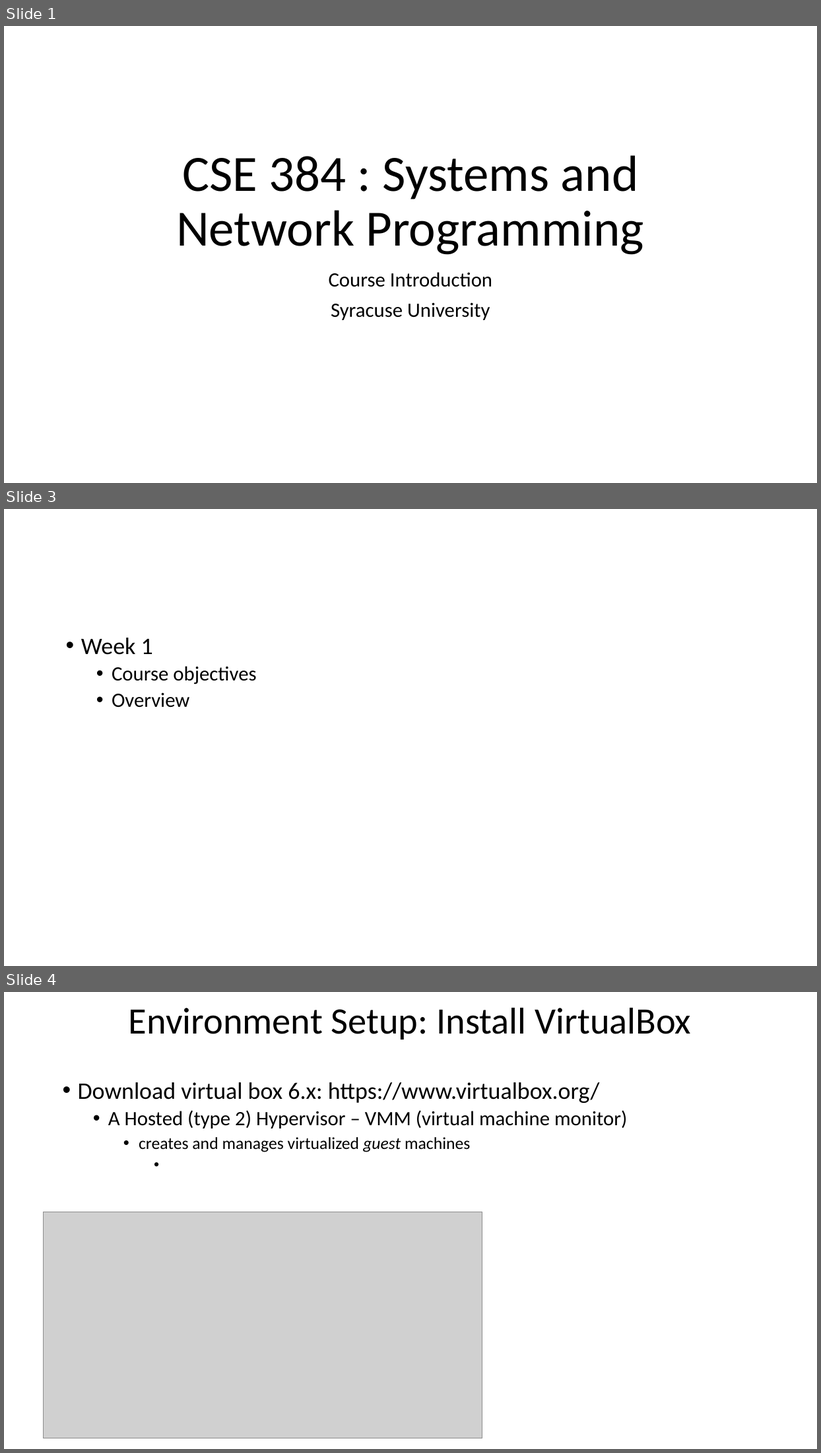
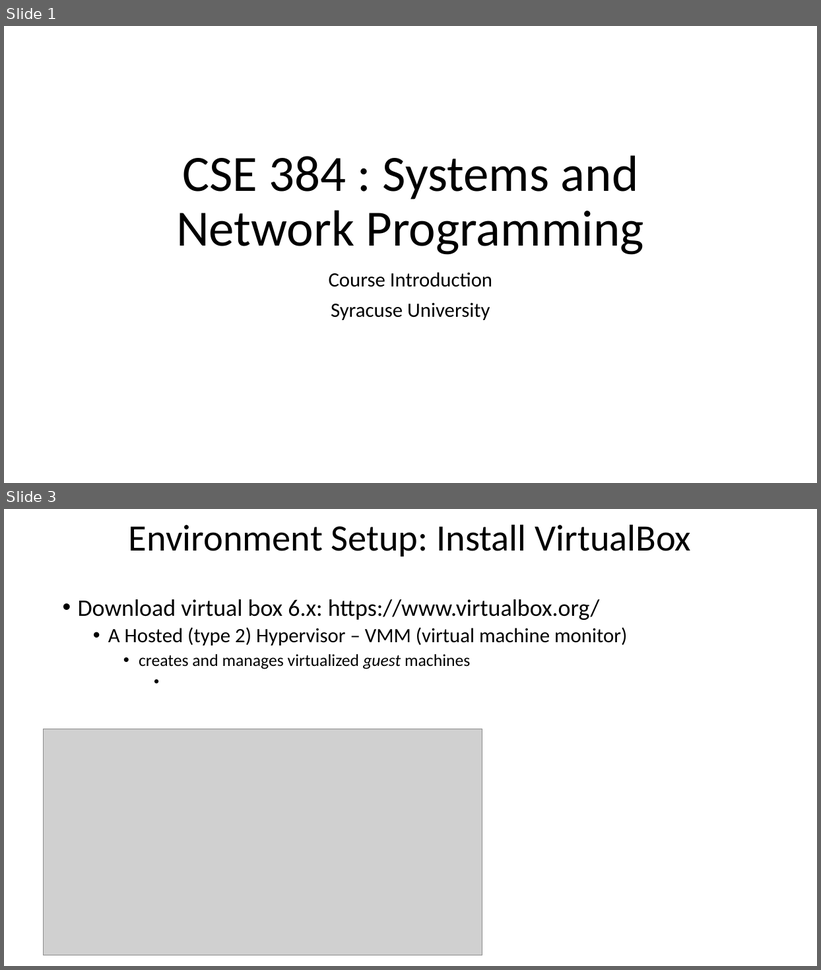
Before and after one commit to mwcorley79/MikeCorley, a slide deck: presentations/CSE384.ppt. Shown one above the other, each under a label of ours: slides 1, 3 and 4 before the commit, slides 1 and 3 after it; the slides between them are not shown. The pictures are 821x1453 and 821x970 pixels, drawn with LibreOffice and Linux fonts; fonts in the diff are those of the drawing; grey boxes stand for pictures. Boxes give left, top, right and bottom in pixels: in the first picture for what was removed or moved away, otherwise in the second. Text is boxed around its words. In the diff, an @@ line names an element or a change of style, - is before the commit and + after.

```diff
--- a/presentations/CSE384.ppt
+++ b/presentations/CSE384.ppt
@@ slide 3 removed at (x1=4, y1=509, x2=817, y2=966), background #FFFFFF @@
@@ text removed at (x1=81, y1=638, x2=256, y2=708) @@
-• Week 1
-  • Course objectives
-  • Overview
@@ what was slide 4 is now slide 3 @@
```
Also in this commit, not shown: 2 slides changed, 2 other files.
